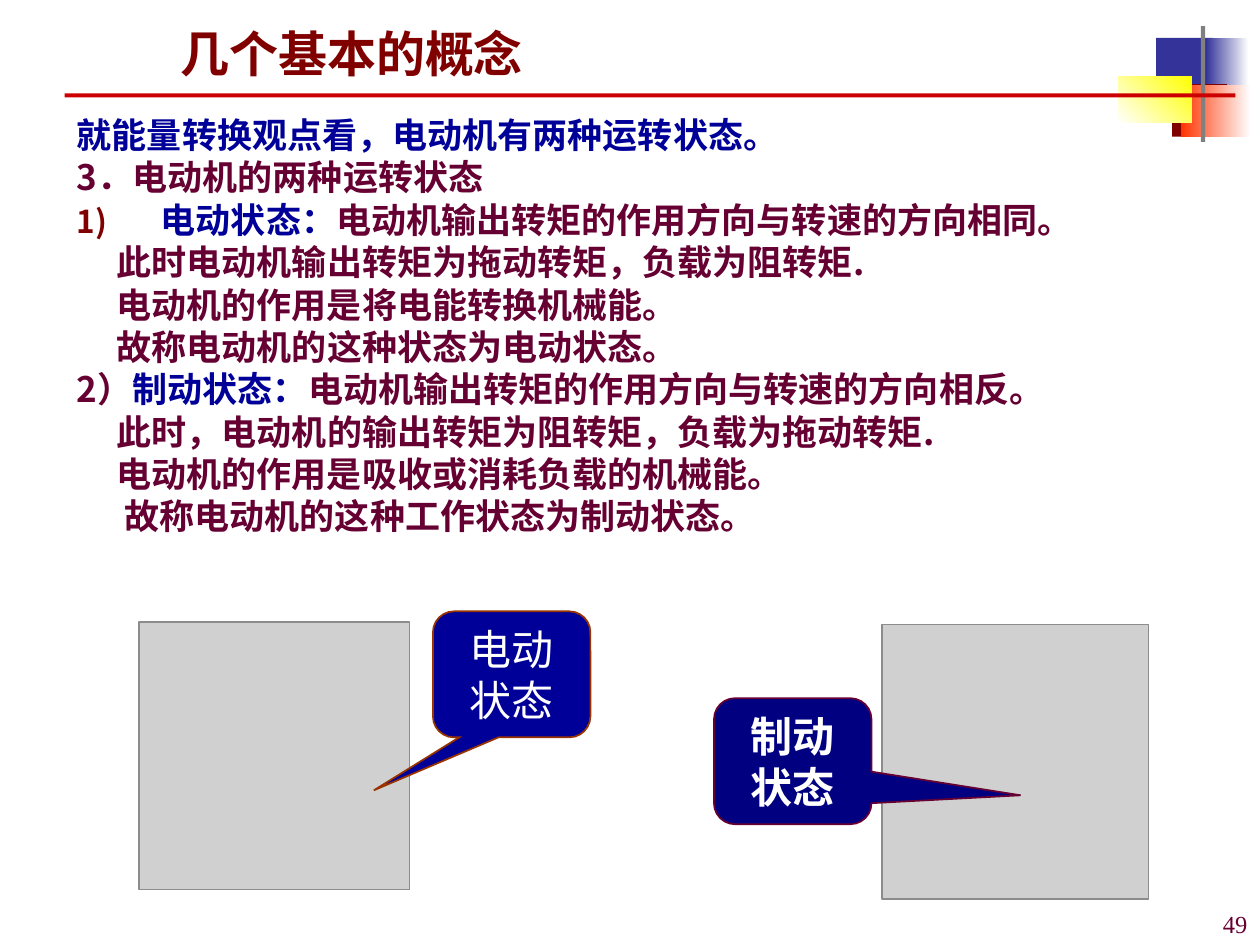
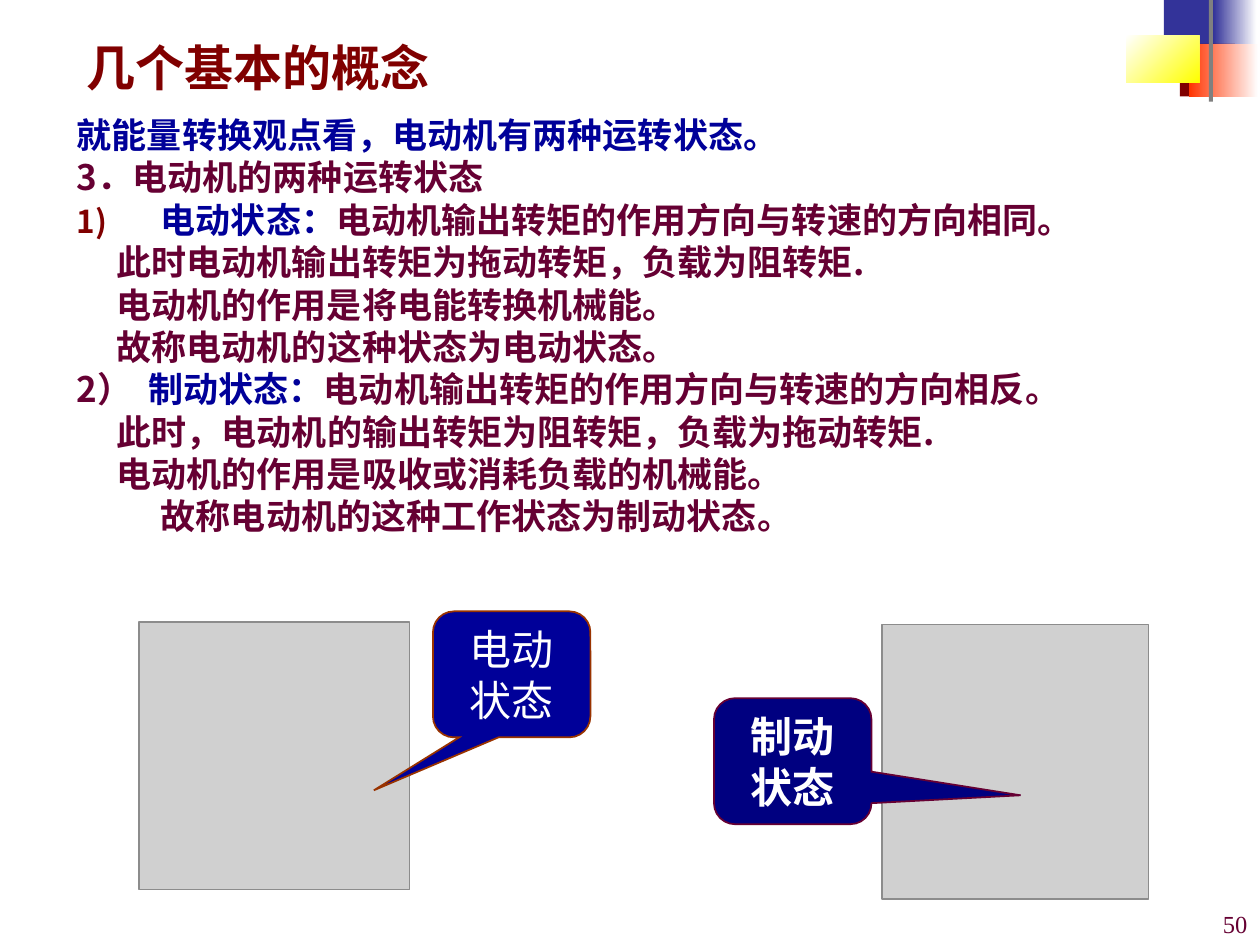
Before and after one commit to origin2007/mechatronic_transmission_control, a slide deck: slide 50 of 课件/机电传动控制3-直流电机.ppt (slide 49 before the commit). Drawn at 1260x945 pixels with LibreOffice and Linux fonts; fonts in the diff are those of the drawing; grey boxes stand for pictures; background and template pictures are left out. Boxes give left, top, right and bottom in pixels: in the first picture for what was removed or moved away, otherwise in the second. Text is boxed around its words. In the diff, an @@ line names an element or a change of style, - is before the commit and + after.

```diff
--- a/课件/机电传动控制3-直流电机.ppt
+++ b/课件/机电传动控制3-直流电机.ppt
@@ title "几个基本的概念": place and size @@
-title "几个基本的概念" at bbox=[180, 29, 523, 77]
+title "几个基本的概念" at bbox=[87, 43, 430, 91]
@@ 5 rectangles: place and size @@
-5 rectangles at bbox=[1119, 26, 1249, 142]
+5 rectangles at bbox=[1126, 0, 1256, 102]
@@ rectangle at bbox=[1213, 0, 1256, 49]: fill gradient #FFFFFF to #333399 to gradient #333399 to #FFFFFF @@
@@ rectangle: place and size @@
-rectangle at bbox=[1181, 84, 1250, 136]
+rectangle at bbox=[1189, 44, 1259, 96]
@@ line removed from (64, 96) to (1235, 96) @@
@@ text at bbox=[77, 372, 1061, 406]: spaces changed @@
-2）制动状态：电动机输出转矩的作用方向与转速的方向相反。
+2） 制动状态：电动机输出转矩的作用方向与转速的方向相反。
@@ page number at bbox=[1223, 916, 1248, 934]: text changed @@
-49
+50
```
Also in this commit, not shown: 61 other slides changed, 1 slide added.
